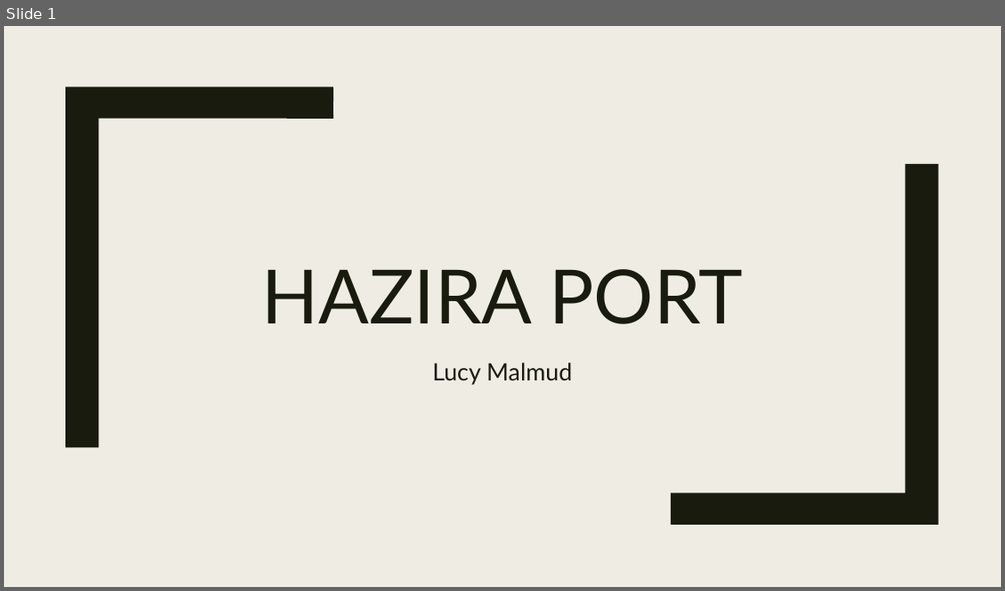
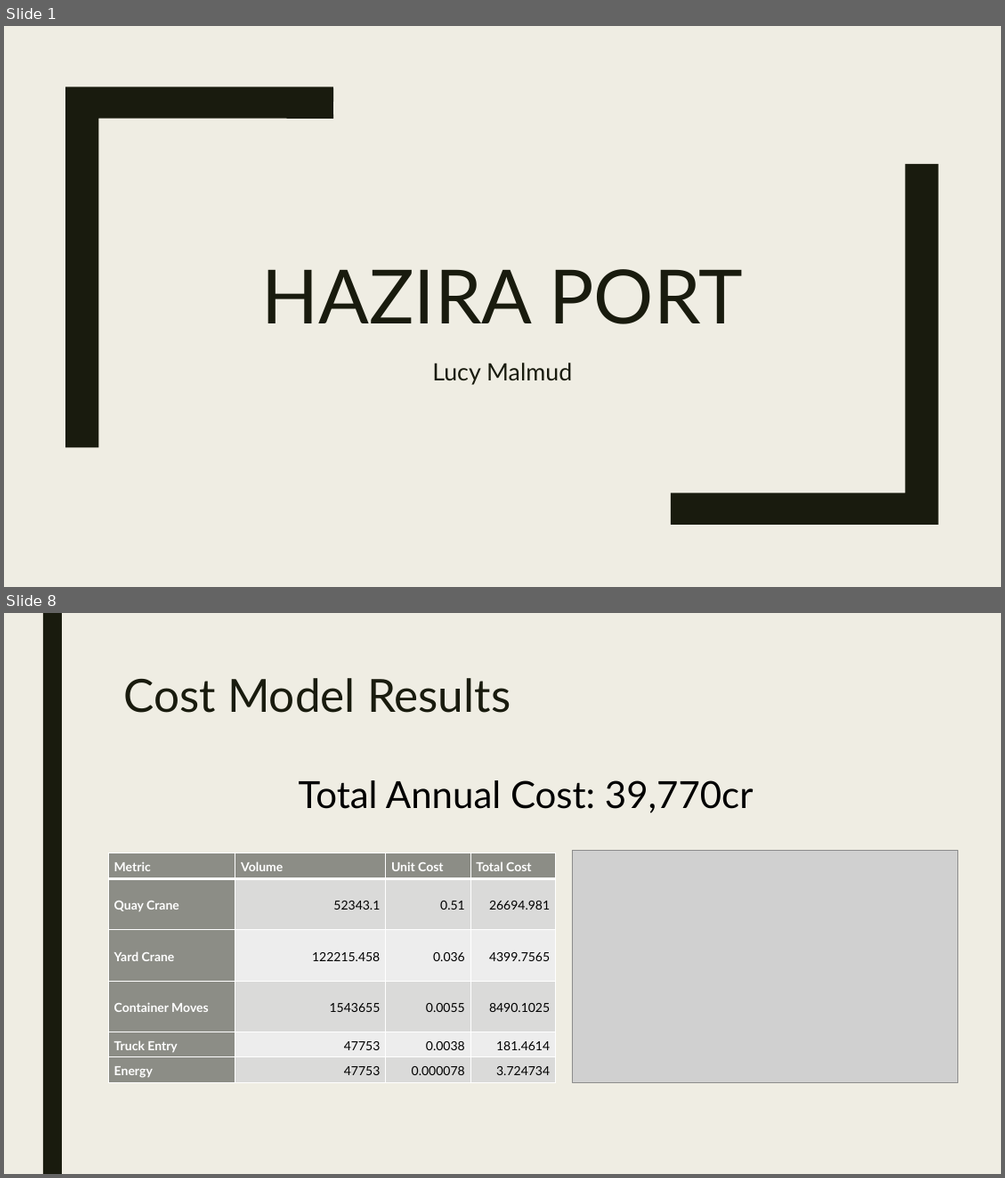
Before and after one commit to lmalmud/hazira-port, a slide deck: Presentation_Hazira.pptx. Shown one above the other, each under a label of ours: slide 1 before the commit, slides 1 and 8 after it; the slides between them are not shown. The pictures are 1005x591 and 1005x1178 pixels, drawn with LibreOffice and Linux fonts; fonts in the diff are those of the drawing; grey boxes stand for pictures. Boxes give left, top, right and bottom in pixels: in the first picture for what was removed or moved away, otherwise in the second. Text is boxed around its words. In the diff, an @@ line names an element or a change of style, - is before the commit and + after.

```diff
--- a/Presentation_Hazira.pptx
+++ b/Presentation_Hazira.pptx
@@ slide 8 added at (4,613,1001,1174), background #EFEDE3 @@
@@ rectangle added at (43,613,62,1174), fill #191B0E @@
@@ title added at (123,678,510,713), 44 pt, text #191B0E @@
+Cost Model Results
@@ text added at (299,780,753,813), 36 pt, text #000000 @@
+Total Annual Cost: 39,770cr
@@ picture added at (572,850,957,1083) @@
@@ table added at (109,853,557,1082), 6 rows, 4 columns @@
+Metric | Volume | Unit Cost | Total Cost
+Quay Crane | 52343.1 | 0.51 | 26694.981
+Yard Crane | 122215.458 | 0.036 | 4399.7565
+Container Moves | 1543655 | 0.0055 | 8490.1025
+Truck Entry | 47753 | 0.0038 | 181.4614
+Energy | 47753 | 0.000078 | 3.724734
```
Also in this commit, not shown: 1 slide changed, 8 other slides added, 1 other file.
